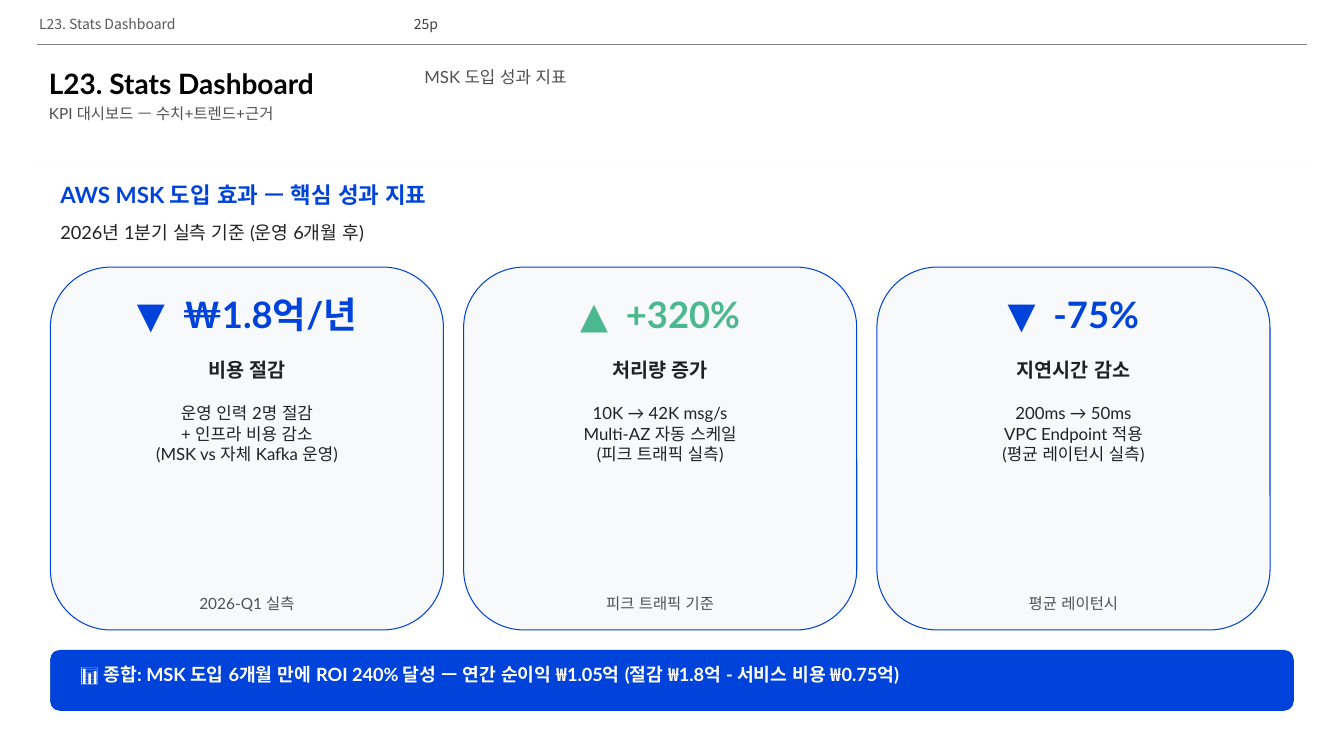
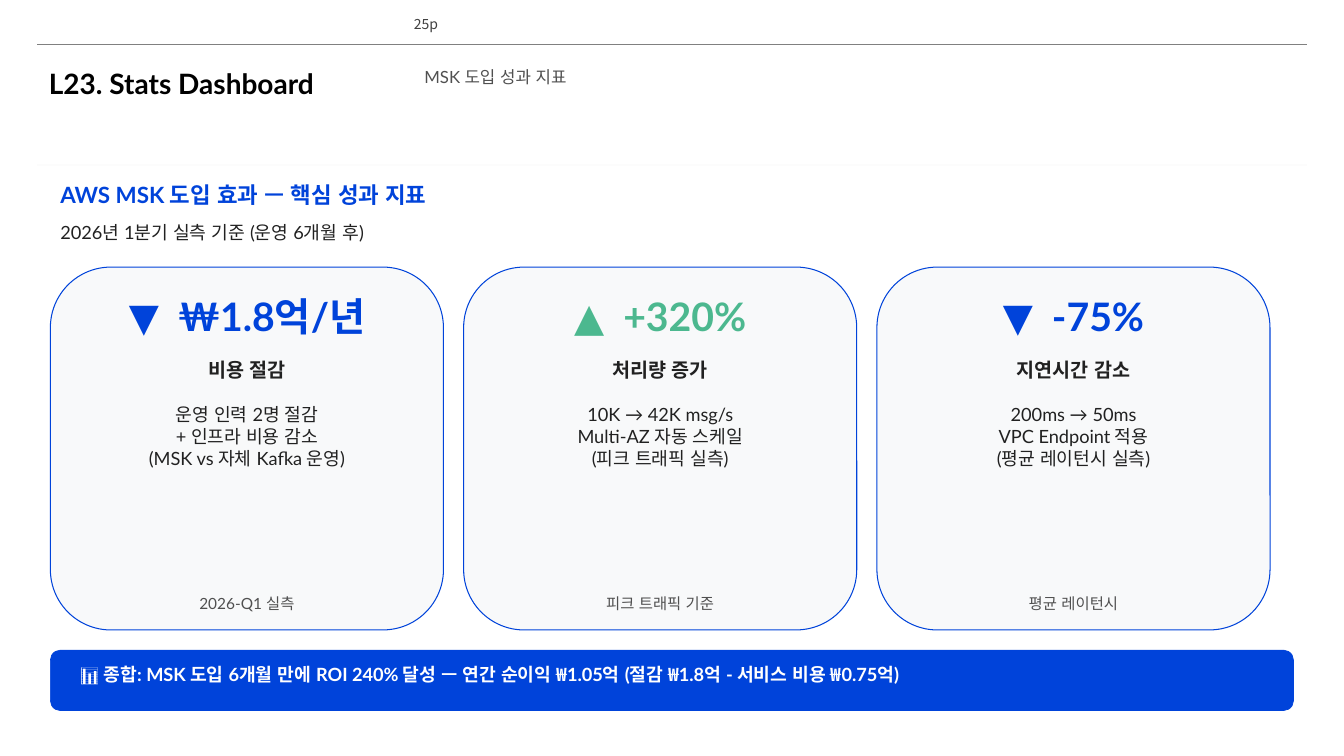
Before and after one commit to lhs6395-hslee/project-steer, a slide deck: slide 25 of results/pptx/AWS_MSK_Expert_Intro.pptx. Drawn at 1344x756 pixels with LibreOffice and Linux fonts; fonts in the diff are those of the drawing; background and template pictures are left out. Boxes give left, top, right and bottom in pixels: in the first picture for what was removed or moved away, otherwise in the second. Text is boxed around its words. In the diff, an @@ line names an element or a change of style, - is before the commit and + after.

```diff
--- a/results/pptx/AWS_MSK_Expert_Intro.pptx
+++ b/results/pptx/AWS_MSK_Expert_Intro.pptx
@@ text removed at bbox=[39, 18, 175, 29] @@
-L23. Stats Dashboard
@@ text removed at bbox=[49, 106, 274, 120] @@
-KPI 대시보드 — 수치+트렌드+근거
@@ size 26 to 28 pt in 3 elements at bbox=[178, 298, 365, 335], bbox=[623, 302, 746, 332], bbox=[1052, 302, 1144, 332] @@
@@ size 12 to 13 pt in 3 elements at bbox=[149, 406, 345, 468], bbox=[578, 407, 743, 468], bbox=[997, 408, 1150, 468] @@
```
Also in this commit, not shown: 18 other slides changed, 3 other files.
